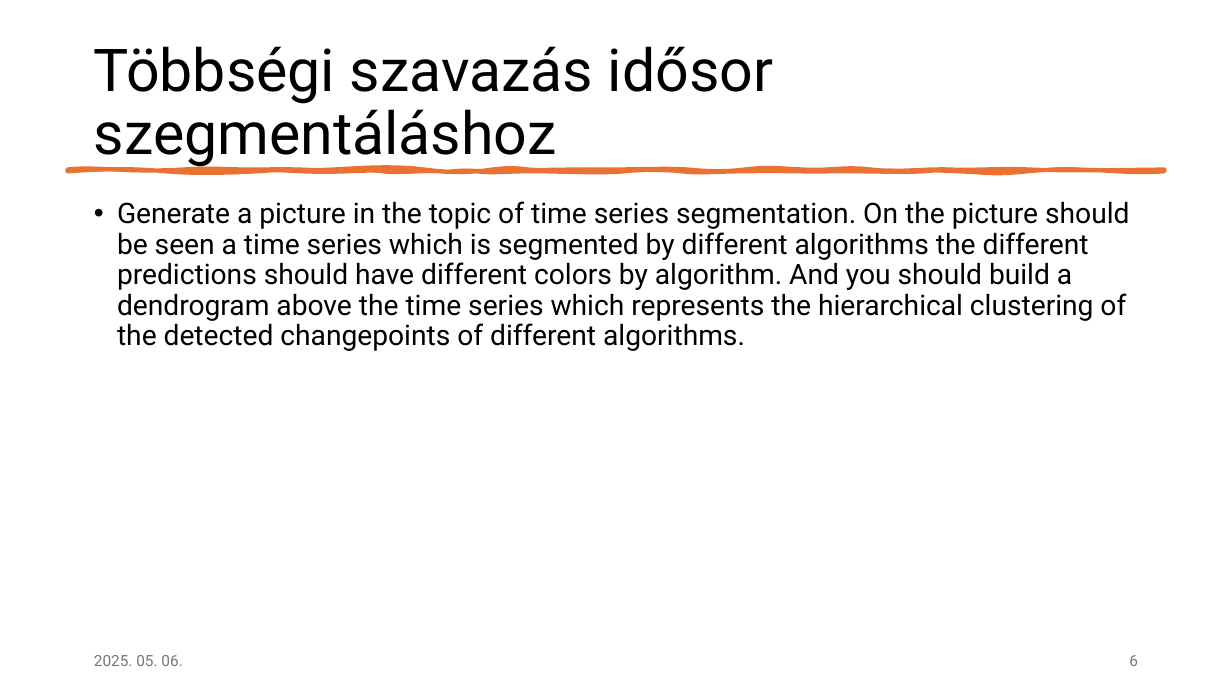
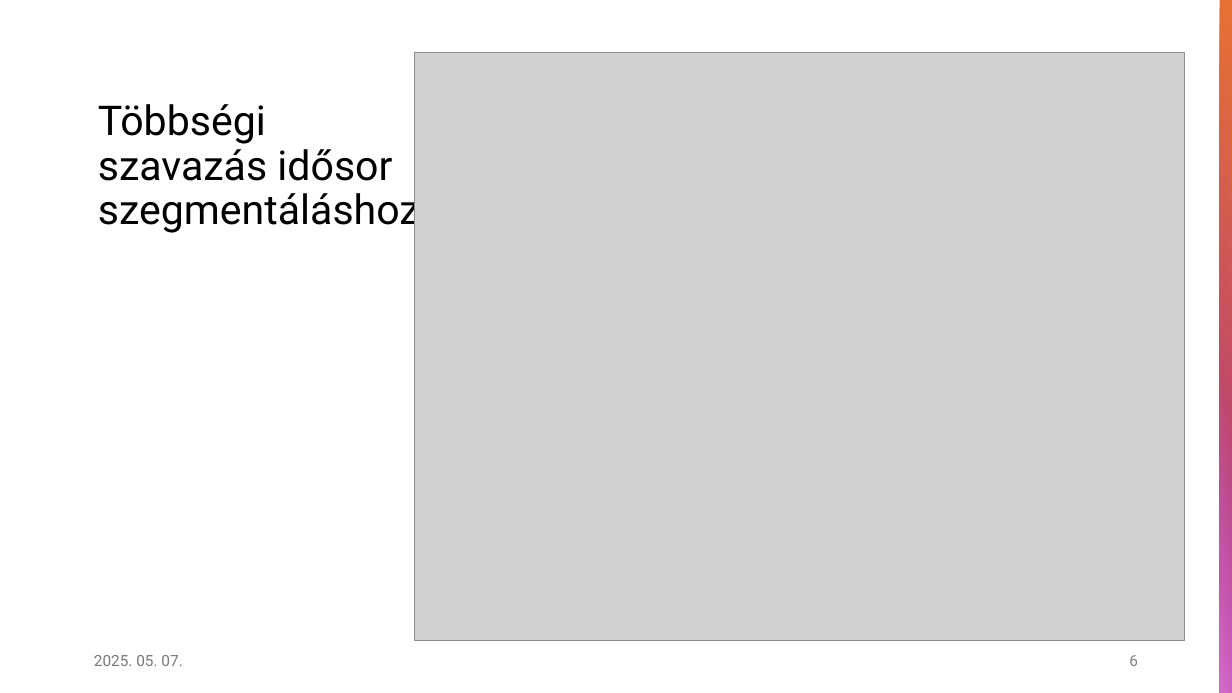
Before and after one commit to czotterbenedek/time-series-ensemble-segmentation, a slide deck: slide 6 of bemutato.pptx. Drawn at 1232x693 pixels with LibreOffice and Linux fonts; fonts in the diff are those of the drawing; grey boxes stand for pictures. Boxes give left, top, right and bottom in pixels: in the first picture for what was removed or moved away, otherwise in the second. Text is boxed around its words. In the diff, an @@ line names an element or a change of style, - is before the commit and + after.

```diff
--- a/bemutato.pptx
+++ b/bemutato.pptx
@@ rectangle added at bbox=[1220, 0, 1232, 693], fill gradient #E97132 to #A02B93 @@
@@ picture added at bbox=[415, 53, 1185, 640] @@
@@ title "Többségi szavazás idősor szegmentáláshoz": place and size @@
-title "Többségi szavazás idősor szegmentáláshoz" at bbox=[94, 46, 773, 169]
+title "Többségi szavazás idősor szegmentáláshoz" at bbox=[98, 104, 420, 235]
@@ title "Többségi szavazás idősor szegmentáláshoz" at bbox=[98, 104, 420, 235]: size 46 to 32 pt; vertical alignment middle to bottom @@
@@ freeform shape removed at bbox=[67, 169, 1165, 171] @@
@@ text removed at bbox=[117, 201, 1129, 351] @@
-• Generate a picture in the topic of time series segmentation. On the picture should be seen a time series which is segmented by different algorithms the different predictions should have different colors by algorithm. And you should build a dendrogram above the time series which represents the hierarchical clustering of the detected changepoints of different algorithms.
@@ rectangle added at bbox=[1220, 357, 1232, 693], fill gradient #D86ECC @@
@@ text at bbox=[94, 655, 182, 666]: text changed @@
-2025. 05. 06.
+2025. 05. 07.
@@ page number at bbox=[1129, 655, 1138, 666]: text colour #797979 to #808080 @@
```
Also in this commit, not shown: 8 other slides changed, 1 other file.
